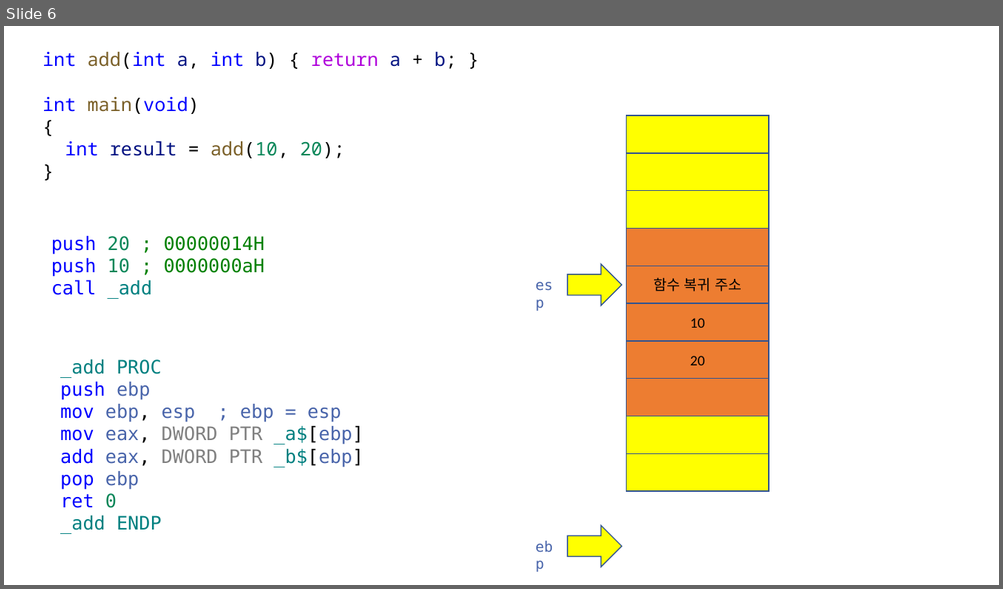
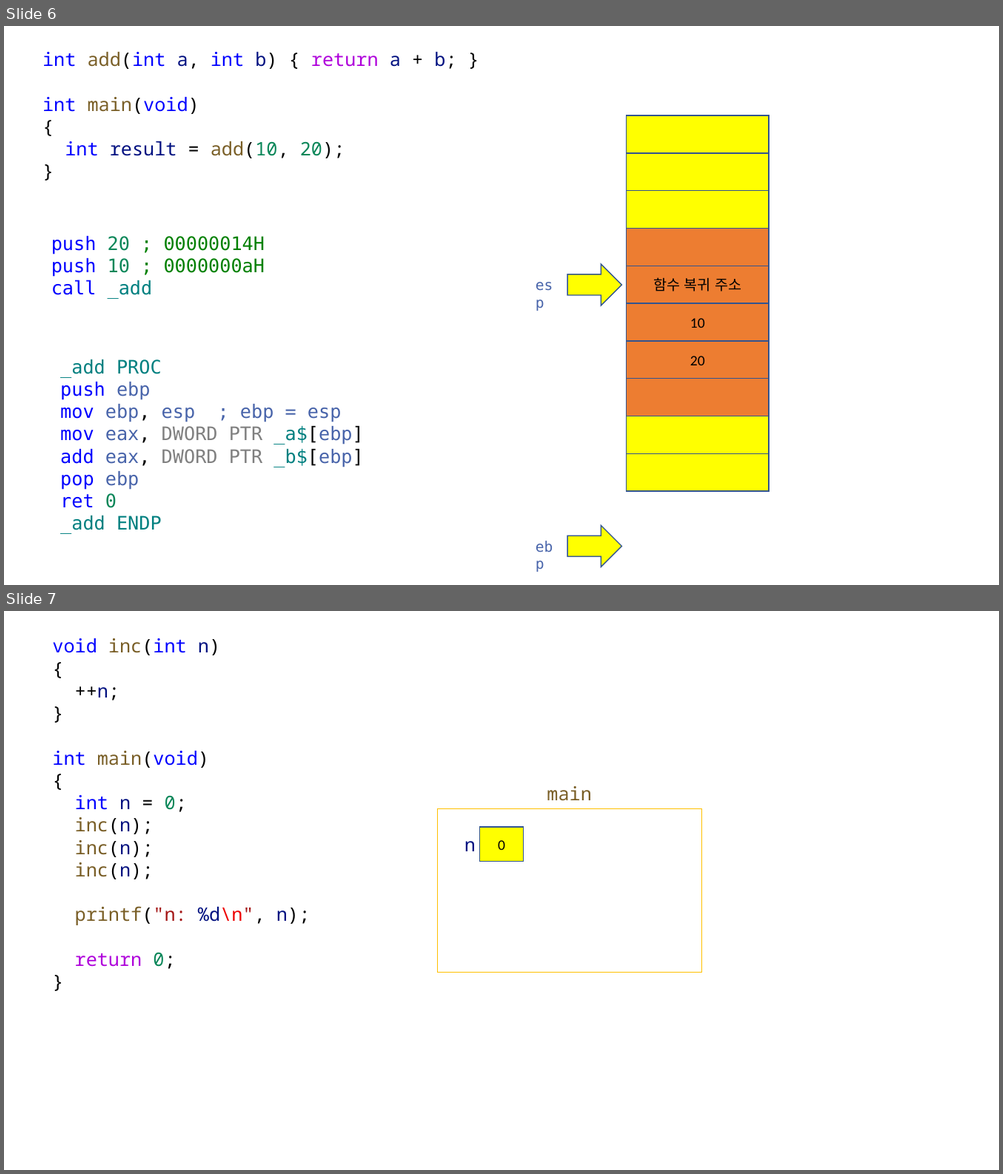
Before and after one commit to yoondev-classroom/hyundai_220510, a slide deck: 220510.pptx. Shown one above the other, each under a label of ours: slide 6 before the commit, slides 6 and 7 after it. The pictures are 1003x589 and 1003x1174 pixels, drawn with LibreOffice and Linux fonts; fonts in the diff are those of the drawing. Boxes give left, top, right and bottom in pixels: in the first picture for what was removed or moved away, otherwise in the second. Text is boxed around its words. In the diff, an @@ line names an element or a change of style, - is before the commit and + after.

```diff
--- a/220510.pptx
+++ b/220510.pptx
@@ slide 7 added at [4, 611, 999, 1170], background #FFFFFF @@
@@ text added at [52, 638, 310, 969], 18 pt, text #000000 @@
+void inc(int n)
+{
+++n;
+}
+int main(void)
+{
+int n = 0;
+inc(n);
+inc(n);
+inc(n);
+printf("n: %d\n", n);
+return 0;
+}
@@ text added at [546, 786, 591, 801], 18 pt, text #795E26 @@
+main
@@ rectangle added at [438, 809, 702, 972], fill #FFFFFF, outline #FFC000 1 pt @@
@@ rectangle added at [479, 827, 523, 862], fill #FFFF00, outline #325491 1 pt, 14 pt, text #000000 @@
+0
@@ text added at [464, 841, 475, 851], 18 pt, text #001080 @@
+n
```
Also in this commit, not shown: 3 other slides added, 1 other file.
